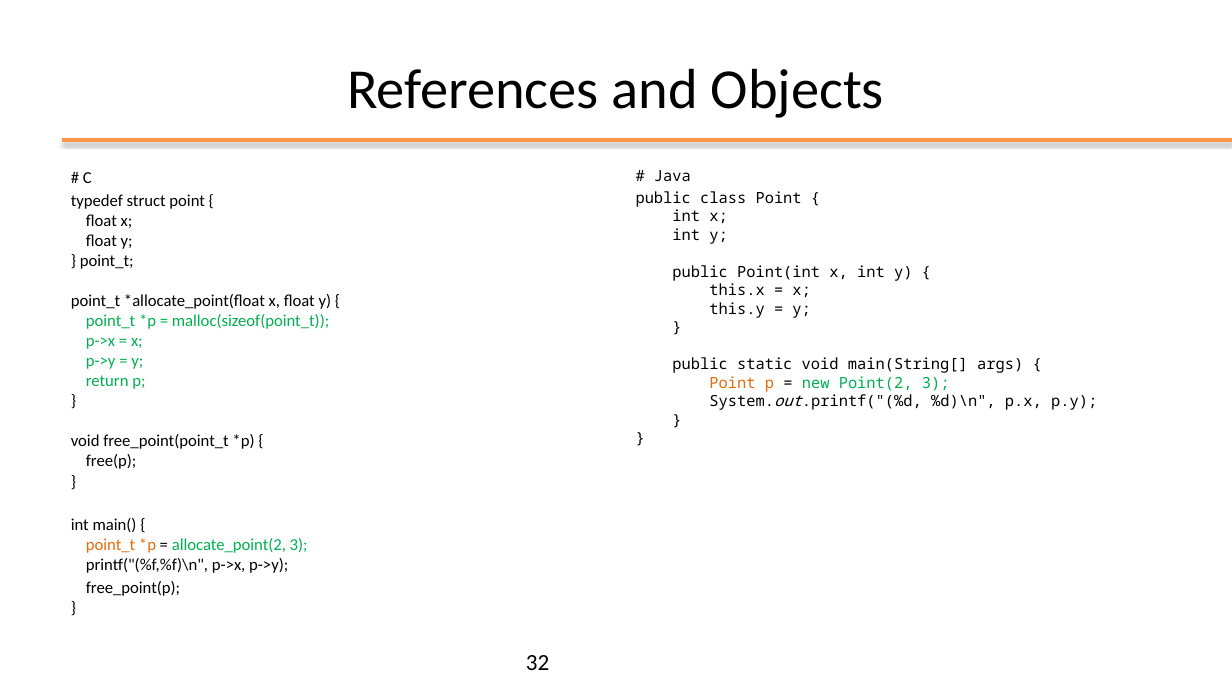
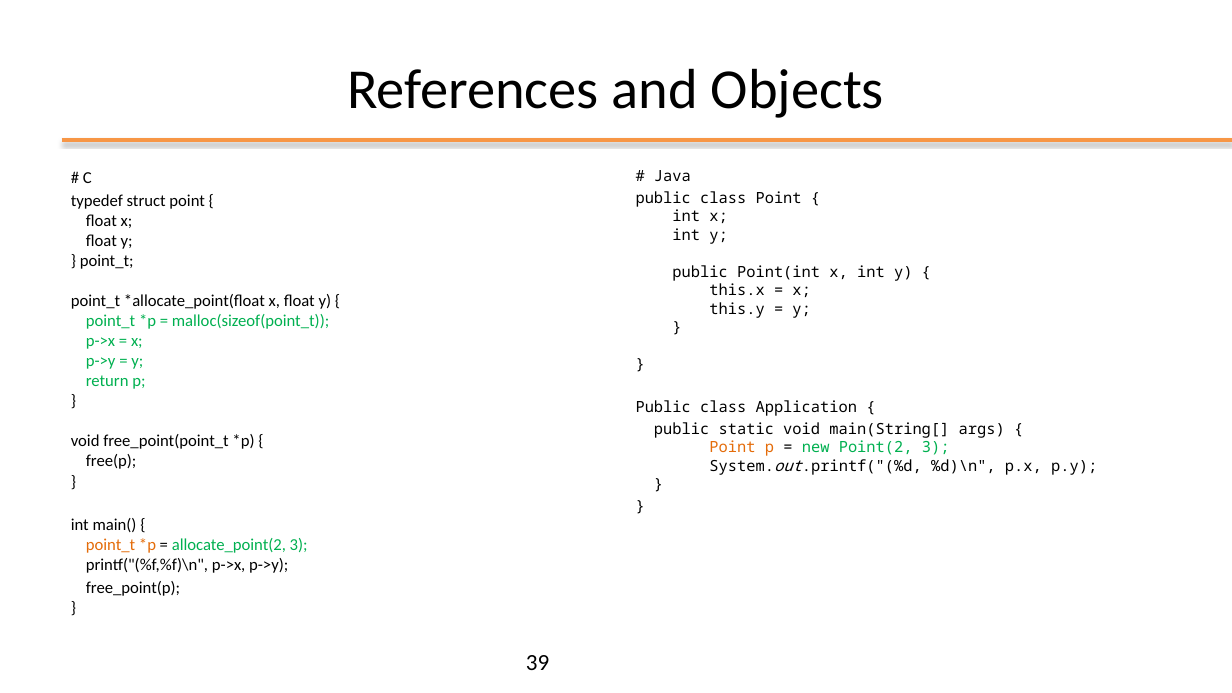
Before and after one commit to plctechnician/ooprogramming, a slide deck: slide 39 of java/slides/ppt/02 - Java Basics.pptx (slide 32 before the commit). Drawn at 1232x693 pixels with LibreOffice and Linux fonts; fonts in the diff are those of the drawing; background and template pictures are left out. Boxes give left, top, right and bottom in pixels: in the first picture for what was removed or moved away, otherwise in the second. Text is boxed around its words. In the diff, an @@ line names an element or a change of style, - is before the commit and + after.

```diff
--- a/java/slides/ppt/02 - Java Basics.pptx
+++ b/java/slides/ppt/02 - Java Basics.pptx
@@ text at bbox=[636, 191, 1097, 475]: text changed @@
-public class Point {
-int x;
-int y;
-public Point(int x, int y) {
-this.x = x;
-this.y = y;
-}
-public static void main(String[] args) {
-Point p = new Point(2, 3);
-System.out.printf("(%d, %d)\n", p.x, p.y);
-}
-}
+public class Point {
+int x;
+int y;
+public Point(int x, int y) {
+this.x = x;
+this.y = y;
+}
+}
+Public class Application {
+public static void main(String[] args) {
+Point p = new Point(2, 3);
+System.out.printf("(%d, %d)\n", p.x, p.y);
+}
+}
@@ page number at bbox=[526, 655, 549, 670]: text changed @@
-32
+39
```
Also in this commit, not shown: 11 other slides changed, 9 slides added, 8 slides removed, 1 other file.
